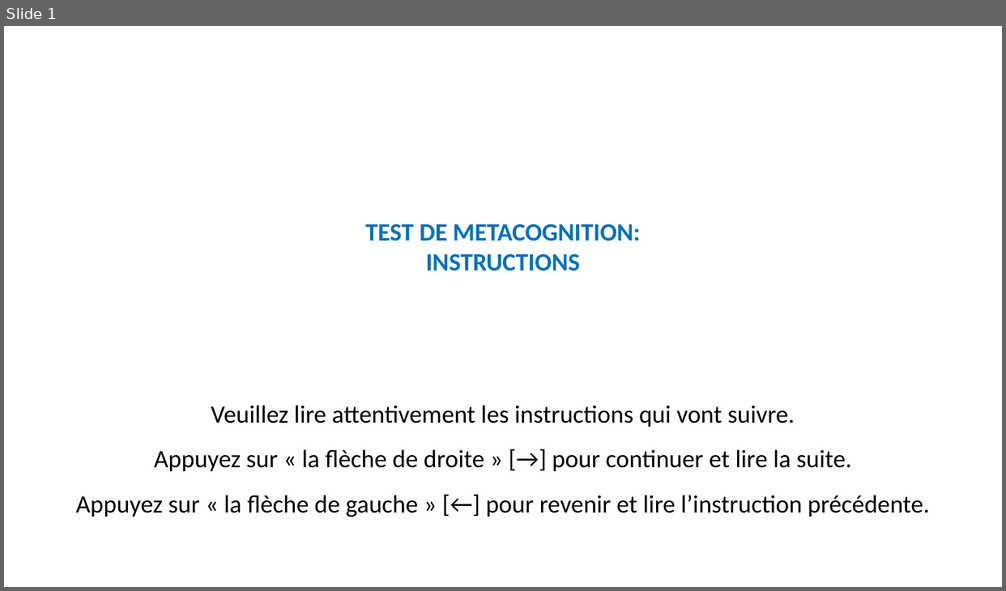
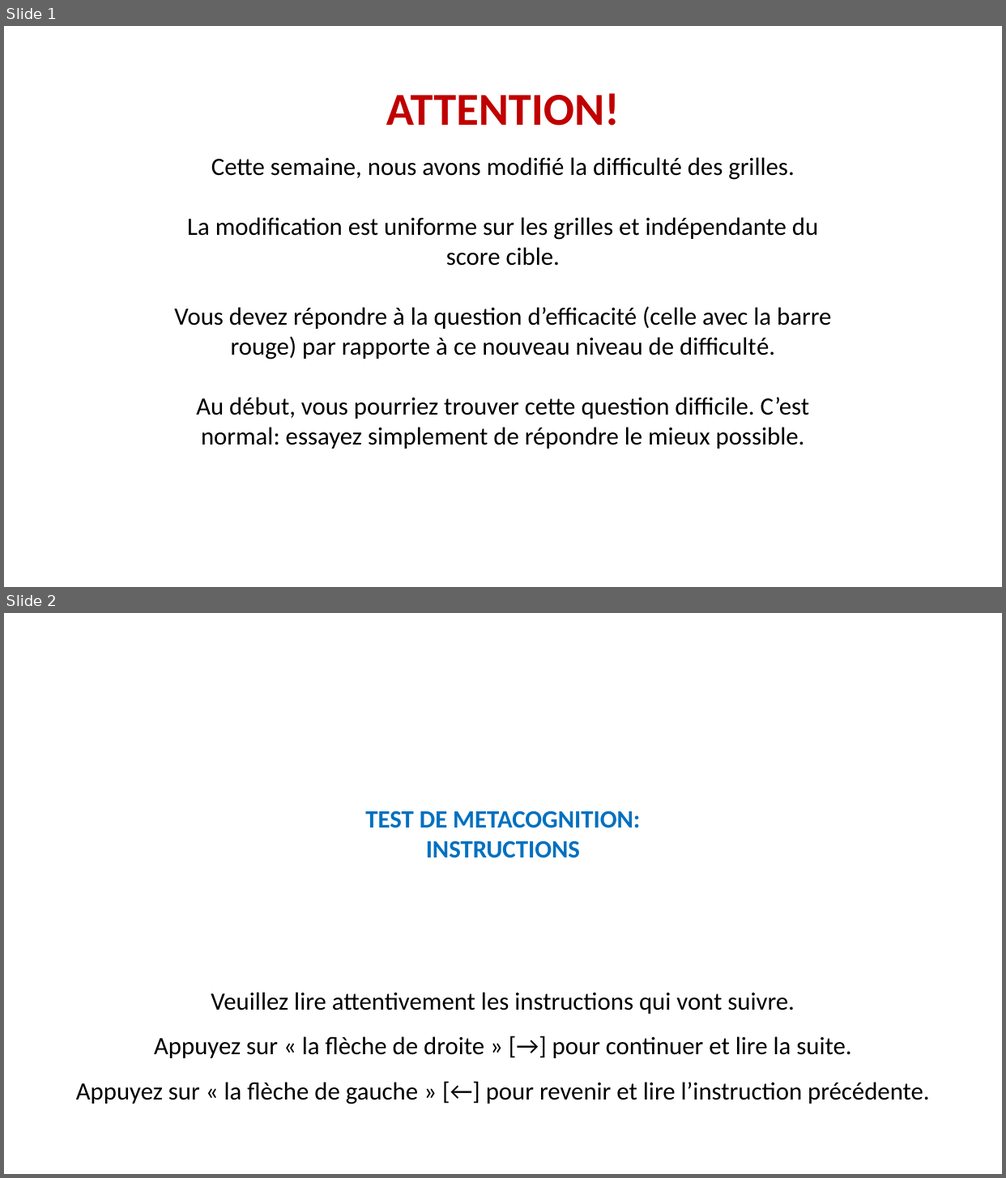
Before and after one commit to MBB-team/Online_Testing, a slide deck: src/Self_Efficacy/Stimuli/Instructions.pptx. Shown one above the other, each under a label of ours: slide 1 before the commit, slides 1 and 2 after it. The pictures are 1006x591 and 1006x1178 pixels, drawn with LibreOffice and Linux fonts; fonts in the diff are those of the drawing. Boxes give left, top, right and bottom in pixels: in the first picture for what was removed or moved away, otherwise in the second. Text is boxed around its words. In the diff, an @@ line names an element or a change of style, - is before the commit and + after.

```diff
--- a/src/Self_Efficacy/Stimuli/Instructions.pptx
+++ b/src/Self_Efficacy/Stimuli/Instructions.pptx
@@ slide 1 added at <box>4,26,1002,587</box>, background #FFFFFF @@
@@ title added at <box>386,93,620,126</box>, 44 pt, text #C00000, bold @@
+ATTENTION!
@@ text added at <box>174,157,831,449</box>, 24 pt, text #000000 @@
+Cette semaine, nous avons modifié la difficulté des grilles.
+La modification est uniforme sur les grilles et indépendante du score cible.
+Vous devez répondre à la question d’efficacité (celle avec la barre rouge) par rapporte à ce nouveau niveau de difficulté.
+Au début, vous pourriez trouver cette question difficile. C’est normal: essayez simplement de répondre le mieux possible.
@@ what was slide 1 is now slide 2 @@
```
Also in this commit, not shown: 34 other files.
